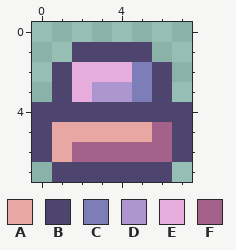
Pixel-art sprite -- TowerOfDreams/sprites/sEraser/layers/13d12783-fb81-4b18-88e0-16d22e324619/59825b63-a268-4a8c-9144-9c3c4cc30dba.png. The picture above was drawn from the file before the commit.
The file is 8x8 pixels.
Palette (. is transparent): A #e9a7a3  B #4d456d  C #7d7db7  D #ad96cf  E #e6addd  F #a4628a
Pixels before, first column x 0:
1 ..BBBB..
2 .BEEECB.
3 .BEDDCB.
4 BBBBBBBB
5 BAAAAAFB
6 BAFFFFFB
7 .BBBBBB.
The result:
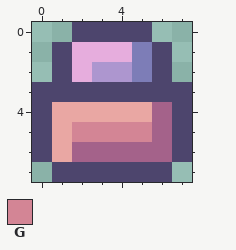
Colours new in this view: G #d38595
The exact change:
{"y":0,"x":2,"old":"....","new":"BBBB"}
{"y":1,"x":1,"old":".BBBB.","new":"BEEECB"}
{"y":2,"x":3,"old":"EE","new":"DD"}
{"y":3,"x":0,"old":".","new":"B"}
{"y":3,"x":2,"old":"EDDC","new":"BBBB"}
{"y":3,"x":7,"old":".","new":"B"}
{"y":4,"x":1,"old":"BBBBBB","new":"AAAAAF"}
{"y":5,"x":2,"old":"AAAA","new":"GGGG"}
